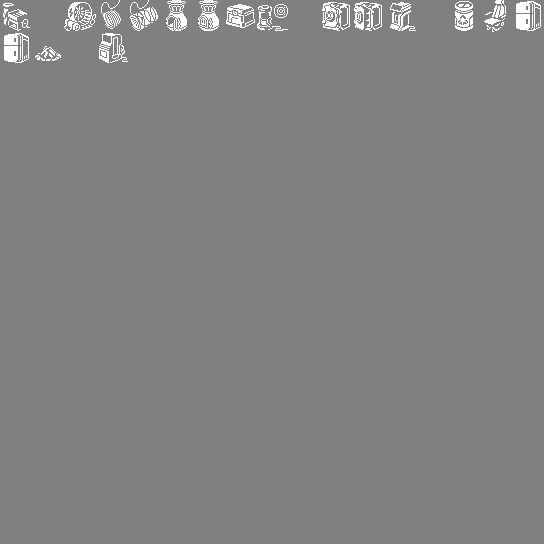
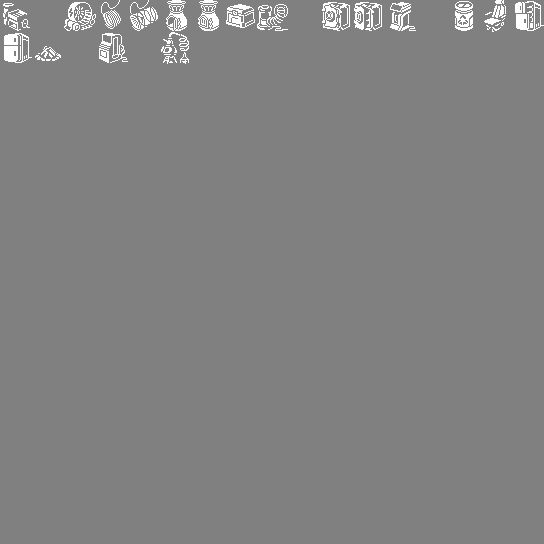
The second 544px x 544px image is a revision of the first. Changes to its layers:
painted on "8" over (268, 9, 285, 25)
painted on "16" over (515, 2, 544, 29)
added layer "22" above "23" over (161, 32, 189, 64)
